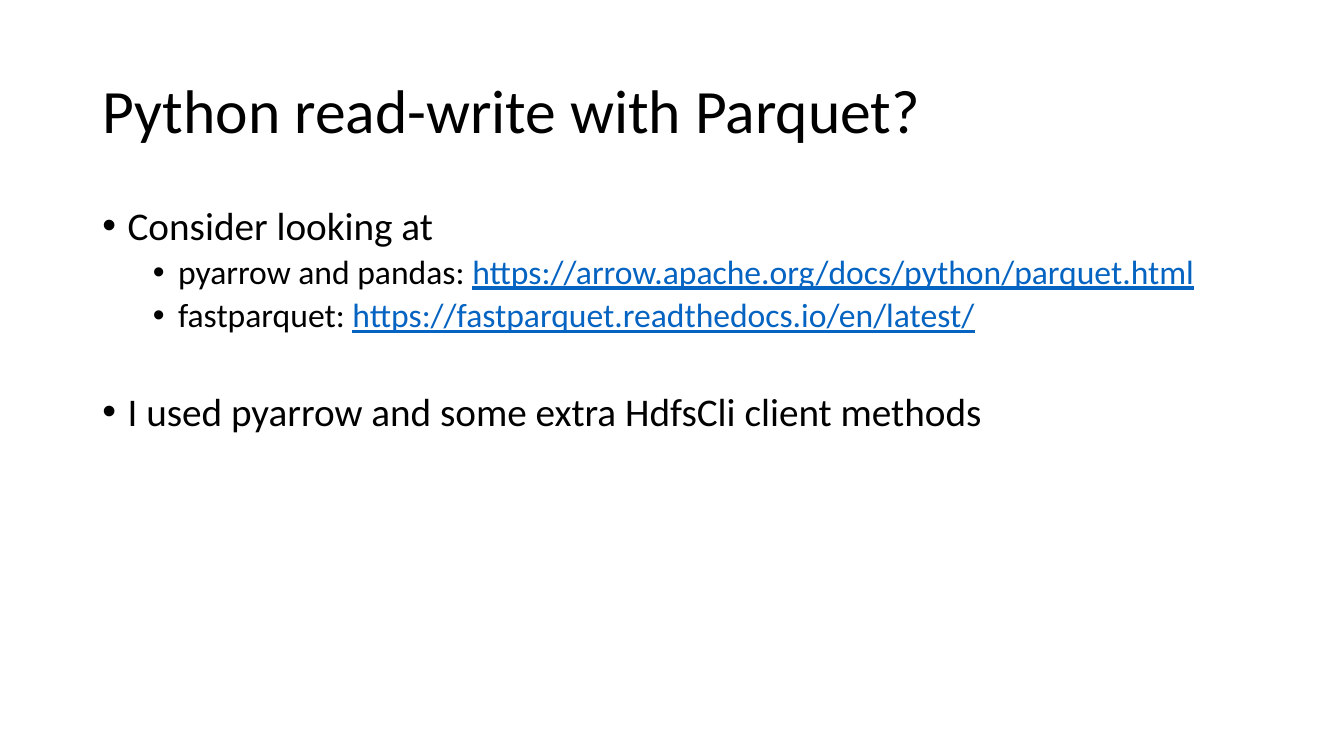
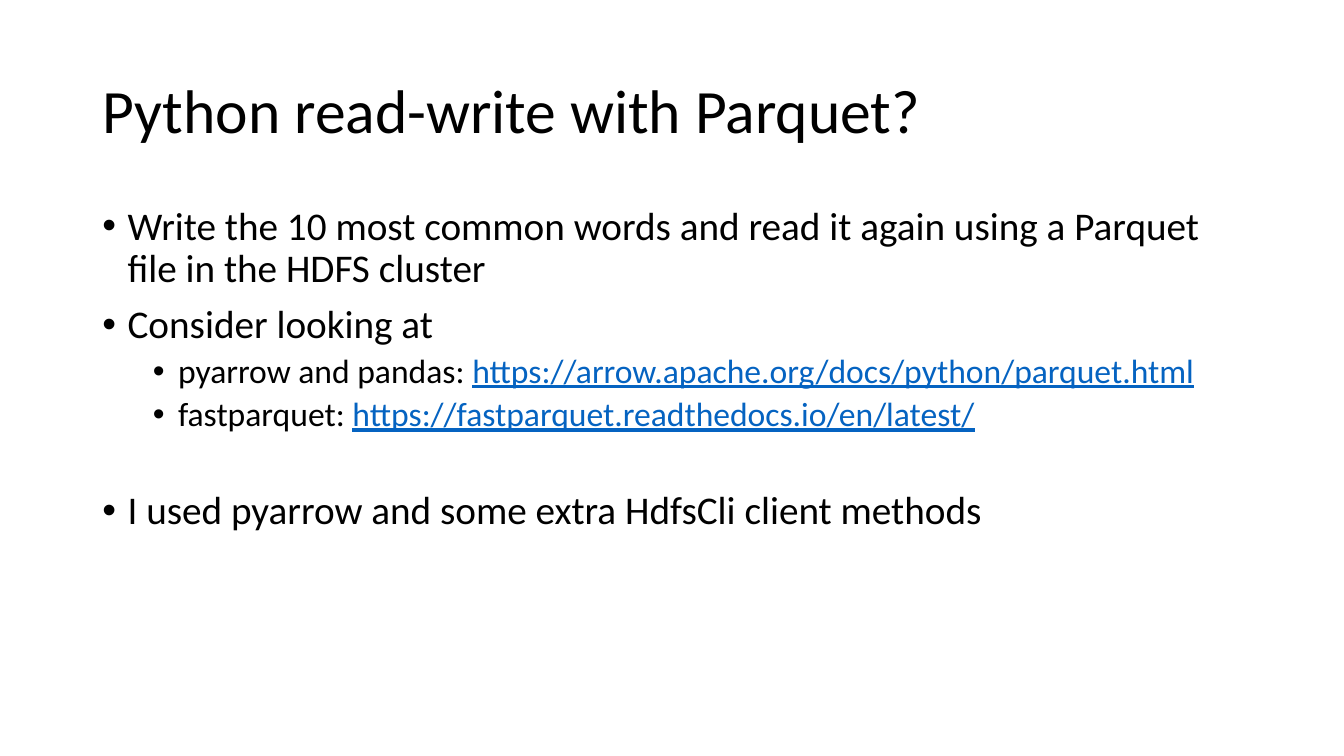
Before and after one commit to jakobhviid/BDDST21, a slide deck: slide 8 of Lecture2/Lecture2Ex.pptx (slide 9 before the commit). Drawn at 1344x756 pixels with LibreOffice and Linux fonts; fonts in the diff are those of the drawing. Boxes give left, top, right and bottom in pixels: in the first picture for what was removed or moved away, otherwise in the second. Text is boxed around its words. In the diff, an @@ line names an element or a change of style, - is before the commit and + after.

Commit message:
Prettify python and Docker files, and finalize powerpoint

```diff
--- a/Lecture2/Lecture2Ex.pptx
+++ b/Lecture2/Lecture2Ex.pptx
@@ text at (128, 212, 1199, 283): paragraph added @@
+• Write the 10 most common words and read it again using a Parquet file in the HDFS cluster
```
Also in this commit, not shown: 6 other slides changed, 1 slide removed, 9 other files.
